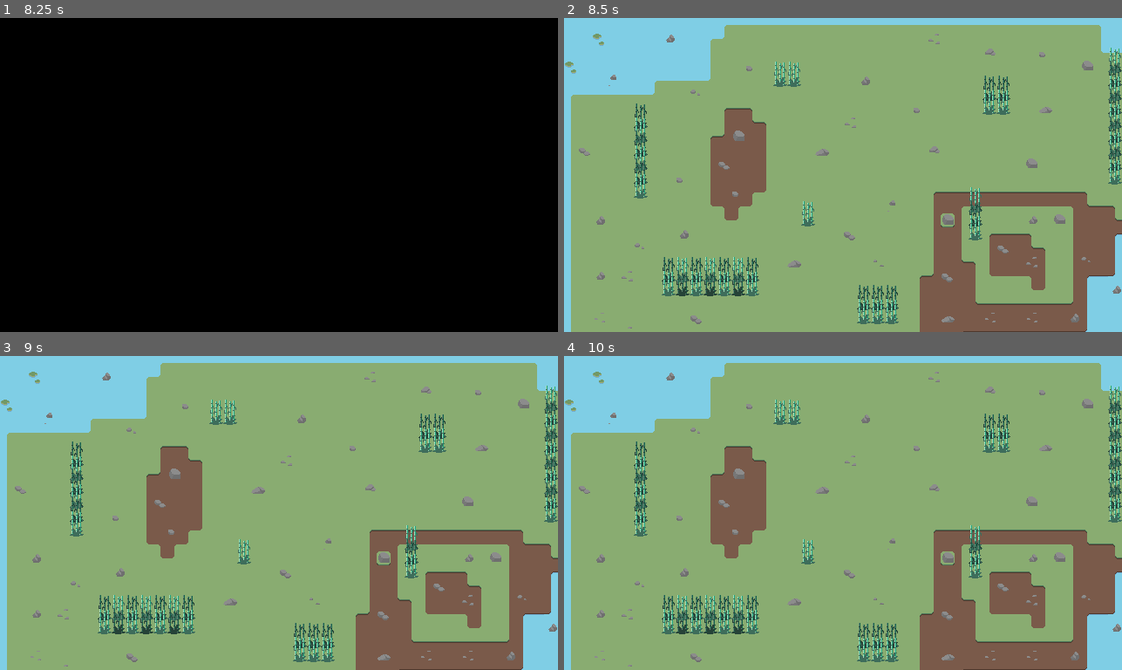
Above: before the commit, frames 1-4 (two rows, left to right).
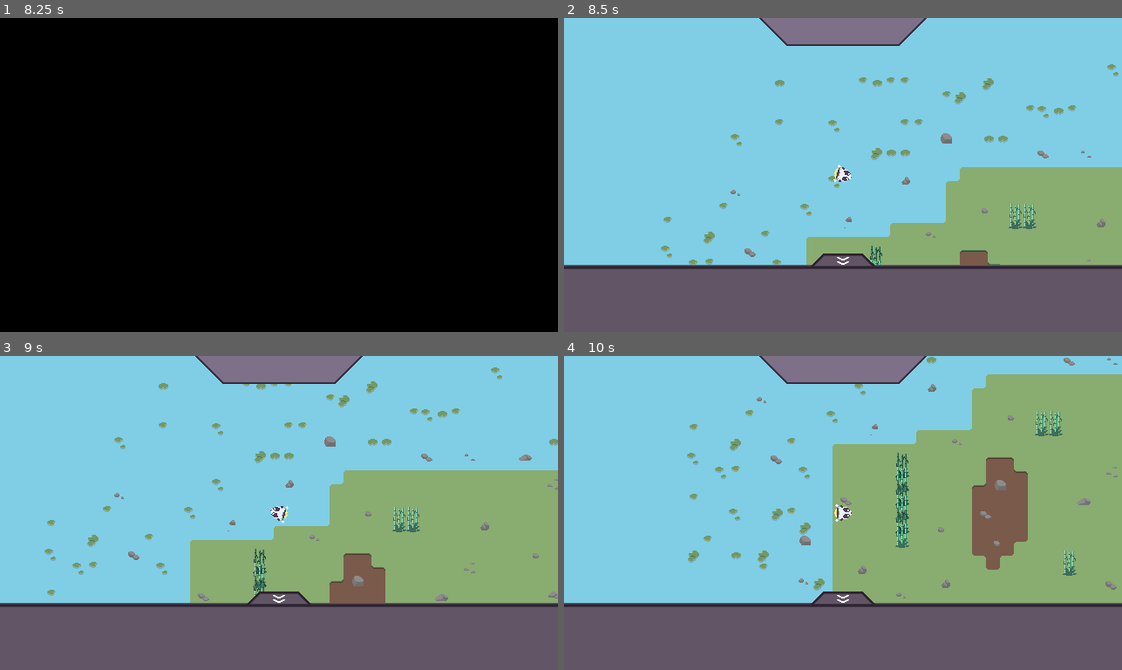
Above: after the commit, the same moments.

Repository: Hyper-Burner/GMTK-Game-Jam-2024
Game: Godot game, scene res://Menu_Scenes/planets.tscn
Two runs of this game, one before a commit and one after it. Both use one fixed random seed, a clock stepped at 60 frames per second and the inputs below. This scene is started directly instead of the project's main scene.
Inputs (mouse positions are in pixels of both pictures, inside the frame that each line leads up to):
- Up to frame 1 (8.25 s): move the mouse to (251, 237) at 0.52 s; press the mouse at (251, 237) at 0.53 s; hold W (up) 0.53-1.25 s; release the mouse at (251, 237) at 1.25 s; click (279, 275) at 1.25 s; tap Enter at 2, 6.5 s; move the mouse to (446, 222) at 2.02 s; hold W (up) 2.03-2.78 s; right-click (446, 222) at 2.1 s; move the mouse to (111, 127) at 2.77 s; hold A (left) 2.78-4.28 s; tap R (rotate) at 2.85, 5.1, 7.35 s; move the mouse to (306, 175) at 3.52 s; click (306, 175) at 3.6 s; move the mouse to (195, 96) at 4.27 s; hold S (down) 4.28-5.03 s; hold Right mouse button (right_click) 4.28-5.03 s; move the mouse to (401, 159) at 5.02 s; hold D (right) 5.03-5.78 s; tap Space at 5.75, 8 s; move the mouse to (167, 190) at 5.77 s; press the mouse at (167, 190) at 5.78 s; hold W (up) 5.78-6.53 s; move the mouse to (334, 105) at 6.52 s; release the mouse at (334, 105) at 6.53 s; hold D (right) from 6.53 s (still down); right-click (334, 105) at 6.6 s; move the mouse to (251, 237) at 7.27 s; move the mouse to (446, 222) at 8.02 s; click (446, 222) at 8.1 s
- Up to frame 2 (8.5 s): keep holding D (right)
- Up to frame 3 (9 s): move the mouse to (111, 465) at 8.77 s; release D (right) at 8.78 s; hold S (down) from 8.78 s (still down); hold Right mouse button (right_click) from 8.78 s (still down)
- Up to frame 4 (10 s): move the mouse to (870, 513) at 9.52 s; release S (down) at 9.53 s; release Right mouse button (right_click) at 9.53 s; hold A (left) from 9.53 s (still down); tap R (rotate) at 9.6 s

Frame 1 is identical in both runs. In frame 2, 85% of the frame differs, in the area x 0-100%, y 0-100%; in frame 3, 76%; in frame 4, 69%.

Commit message:
Linked Planet Select Screens to Planet Scene

Diff:
--- a/Menu_Scenes/camera.gd
+++ b/Menu_Scenes/camera.gd
@@ -3,7 +3,7 @@
 var planet1: String = "res://Planets/Planet1.tscn"
 var planet2: String = "res://Planets/Planet2.tscn"
 var planet3: String = "res://Planets/Planet3.tscn"
-# export character and ui here
+var playerCam: String = "res://player_cam.tscn"
 
 func fade_to_black() -> void: # fade screen to black before title display
 	get_node("BlackScreen").visible = true
@@ -31,7 +31,7 @@
 
 func load_scene(loadPlanet: String) -> void: # load scene after click on planet
 	get_parent().get_parent().add_child(load(loadPlanet).instantiate())
-	# load character and ui here
+	get_parent().get_parent().add_child(load(playerCam).instantiate())
 	get_parent().queue_free()
 
 func _on_planet_1_button_down() -> void:
--- a/Menu_Scenes/menu.tscn
+++ b/Menu_Scenes/menu.tscn
@@ -217,7 +217,7 @@
 
 [node name="TileMapLayer_Front" type="TileMapLayer" parent="Screen"]
 z_index = 1
-tile_map_data = PackedByteArray("AADz//z/AAAAAAAAAADy//7/AAA …(2383 unchanged characters)… AAAAMAAAD4////AAAAAAAAAAD4/wAAAAAAAAEAAAA=")
+tile_map_data = PackedByteArray("AADz//z/AAAAAAAAAADy//7/AAA …(2383 unchanged characters)… AAAAMAAAD4////AAAAAAAAAAD4/wAAAAAAAAEAAAD2//3/AQACAAEAAAD1//7/AQAAAAAAAAD2////AQABAAIAAAD4//v/AQABAAIAAAAKAAAAAQADAAEAAAANAP//AQAAAAMAAAALAAQAAQADAAAAAAA=")
 tile_set = SubResource("TileSet_8e6lc")
 
 [node name="Camera" type="Camera2D" parent="."]
--- a/Menu_Scenes/settings.tscn
+++ b/Menu_Scenes/settings.tscn
@@ -199,12 +199,12 @@
 
 [node name="TileMapLayer_Back" type="TileMapLayer" parent="."]
 tile_map_data = PackedByteArray("AAD+//v/AAAEAAEAAAD///v/AAAEAAEAAAAAAPz/AAAEAAEAAAABAPz/AAAEAAEAAAACAPz/AAAEAAEAAAADAP …(15280 unchanged characters)…
-tile_set = SubResource("TileSet_nfj76")
+tile_set = SubResource("TileSet_vk6m5")
 
 [node name="TileMapLayer_Front" type="TileMapLayer" parent="."]
 z_index = 1
-tile_map_data = PackedByteArray("AADz//z/AAAAAAAAAADy//7/AAA …(2383 unchanged characters)… AAAAMAAAD4////AAAAAAAAAAD4/wAAAAAAAAEAAAA=")
-tile_set = SubResource("TileSet_u2g0f")
+tile_map_data = PackedByteArray("AADz//z/AAAAAAAAAADy//7/AAA …(2383 unchanged characters)… AAAAMAAAD4////AAAAAAAAAAD4/wAAAAAAAAEAAAD2//3/AQACAAEAAAD1//7/AQAAAAAAAAD2////AQABAAIAAAD4//v/AQABAAIAAAAKAAAAAQADAAEAAAANAP//AQAAAAMAAAALAAQAAQADAAAAAAA=")
+tile_set = SubResource("TileSet_nalwe")
 
 [connection signal="button_down" from="VBoxContainer/Audio" to="VBoxContainer/Audio" method="_on_button_down"]
 [connection signal="button_down" from="VBoxContainer/BackButton" to="VBoxContainer/BackButton" method="_on_button_down"]
--- /dev/null
+++ b/camera.tscn
@@ -0,0 +1,11 @@
+[gd_scene load_steps=3 format=3 uid="uid://c1bdta4fsin2t"]
+
+[ext_resource type="Script" path="res://camera.gd" id="1_gtvqi"]
+[ext_resource type="PackedScene" uid="uid://pm13kkyu1qas" path="res://GUI/hud.tscn" id="2_ikmg0"]
+
+[node name="Camera" type="Camera2D"]
+position = Vector2(320, 180)
+script = ExtResource("1_gtvqi")
+
+[node name="Control" parent="." instance=ExtResource("2_ikmg0")]
+metadata/_edit_use_anchors_ = true
--- a/main.tscn
+++ b/main.tscn
@@ -38,3 +38,4 @@
 TargetNode = NodePath("../PC")
 
 [node name="Control" parent="Camera" instance=ExtResource("6_58lc4")]
+metadata/_edit_use_anchors_ = true
--- /dev/null
+++ b/player_cam.tscn
@@ -0,0 +1,11 @@
+[gd_scene load_steps=3 format=3 uid="uid://ep7giom4owgd"]
+
+[ext_resource type="PackedScene" uid="uid://c1bdta4fsin2t" path="res://camera.tscn" id="1_oxwhy"]
+[ext_resource type="PackedScene" uid="uid://dc4s3nwak41h6" path="res://player.tscn" id="2_f8ib7"]
+
+[node name="PlayerCam" type="Node2D"]
+
+[node name="Camera" parent="." node_paths=PackedStringArray("TargetNode") instance=ExtResource("1_oxwhy")]
+TargetNode = NodePath("../Player")
+
+[node name="Player" parent="." instance=ExtResource("2_f8ib7")]
Not shown: 4 places in Menu_Scenes/menu.tscn that only renumber resources
Not shown: 1 places in Menu_Scenes/menu_buttons.tres that only renumber resources
Not shown: 3 places in Menu_Scenes/settings.tscn that only renumber resources
Not shown: 1 places in main.tscn that only renumber resources
